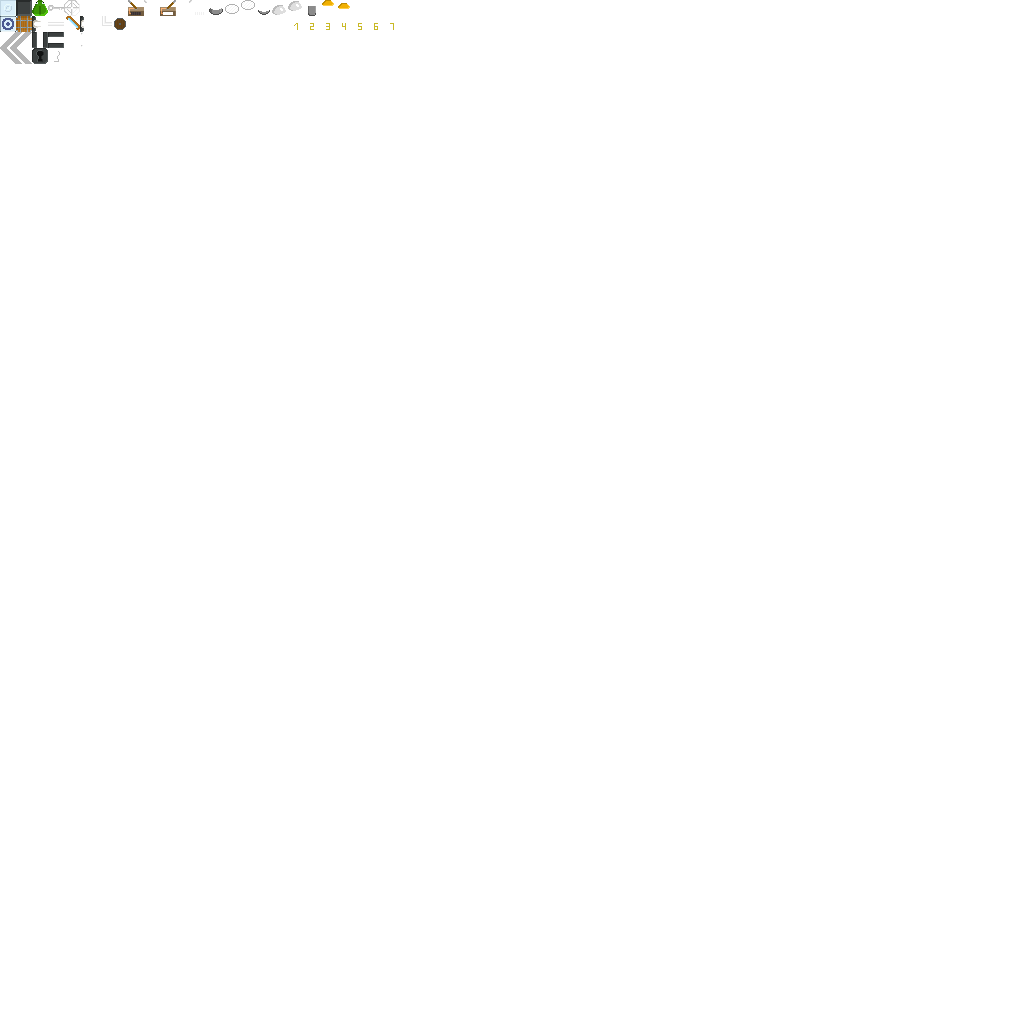
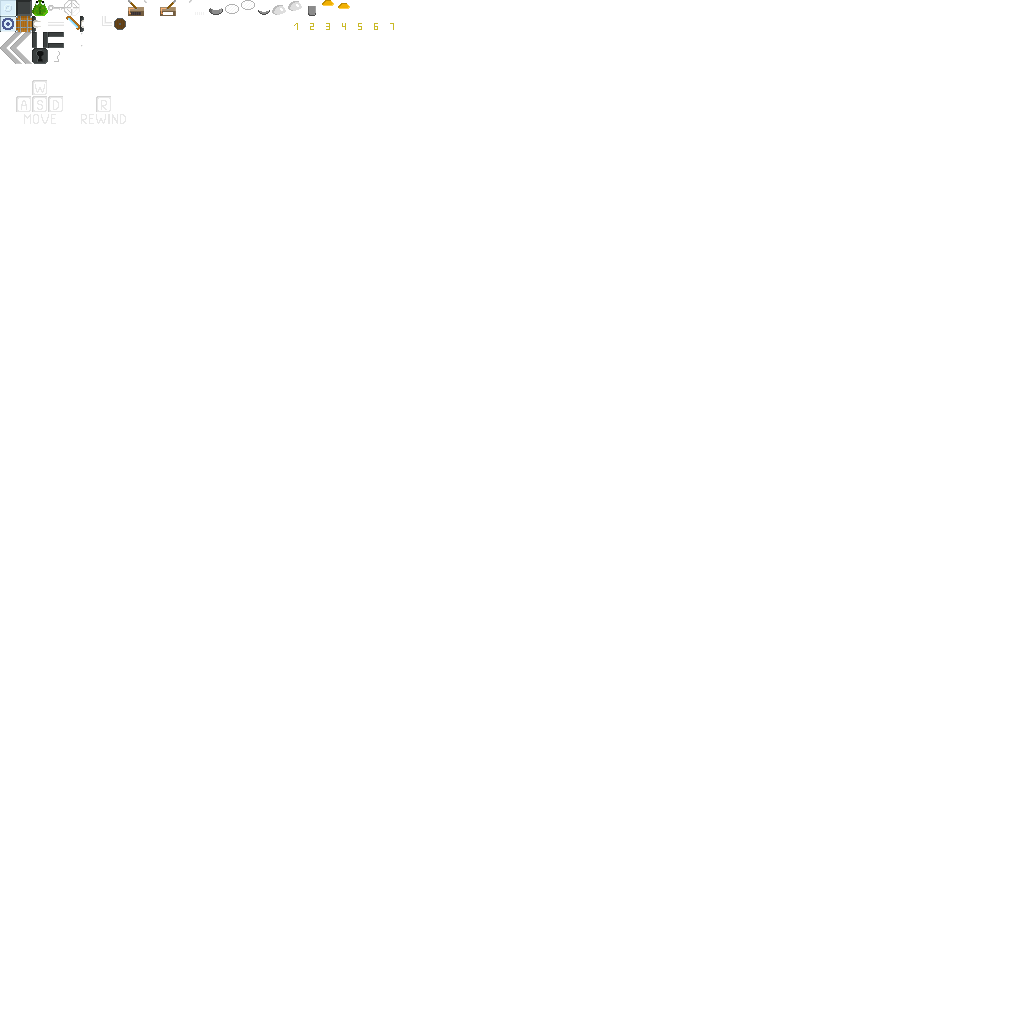
Layers edited between the first and the second 1024x1024 image:
painted on "Player" over [32, 0, 48, 16]
painted on "Rewind" over [0, 32, 32, 64]
added layer "Ebene 2" above "Hintergrund" over [16, 80, 126, 124]
